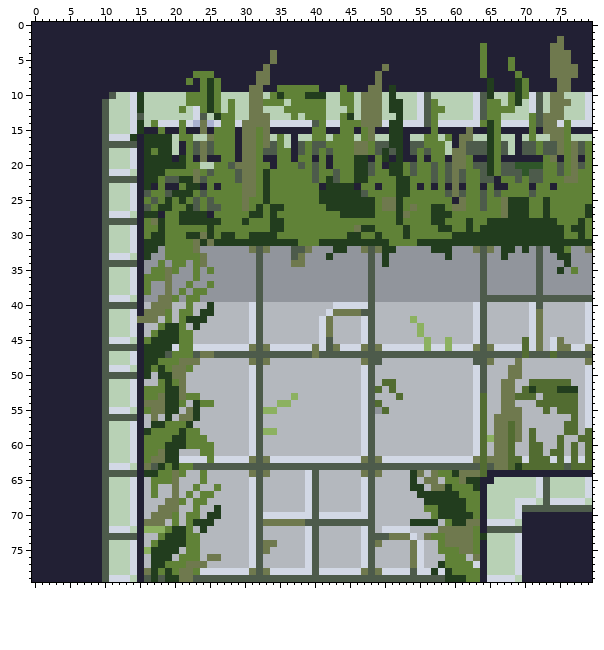
Sprite sheet -- GreatMeadow/Assets/Features/Maze_Namespace/Tiles/TileSprites/EastSouth.png. The picture above is the old version.
The file is 80x80 pixels. Colours within 5 levels of each other are drawn and written as one.
Once edited:
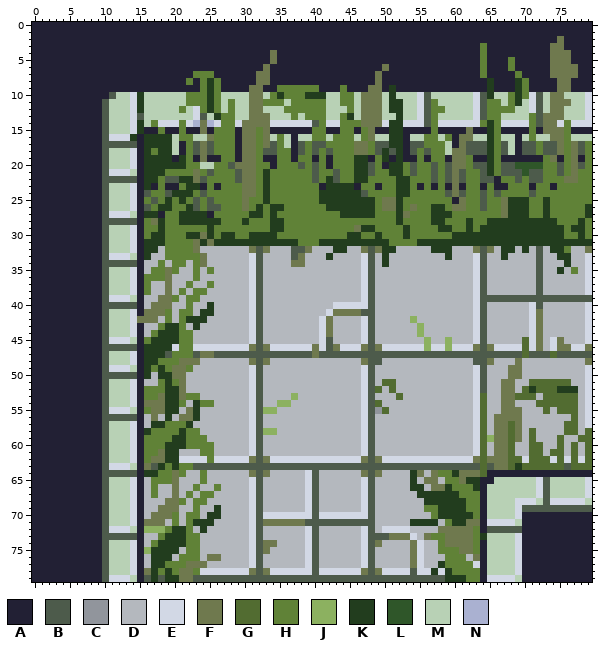
Palette (. is transparent): A #222034  B #4d5b4b  C #91959c  D #b4b8be  E #d2d8e5  F #6f794e  G #526c31  H #608237  J #8cb160  K #223d1e  L #2f5629  M #b8d1b5  N #aab1d1
The exact change:
Changed rows in their new state; - is an unchanged pixel.
first column x 16:
32 --D-----DDDDDDD---DDD---DDD--DD-----DDDDD---DDD---D--D-D-D---DD-
33 -DD------DDDDDDE-DDDD--DDD-DDDDE-D-DDDDDDDD-DDDE-DD-DDDD-DD--DDE
34 DD-D--D--DDDDDDE-DDDD--DDDDDDDDE-D-DDDDDDDDDDDDE-DDDDDDD-DDD-DDE
35 D----DD-D-DDDDDE-DDDDDDDDDDDDDDE-DDDDDDDDDDDDDDE-DDDDDDD-DD-D-DE
36 ----DDD-DDDDDDDE-DDDDDDDDDDDDDDE-DDDDDDDDDDDDDDE-DDDDDDD-DDDDDDE
37 -DD-DD-DD-DDDDDE-DDDDDDDDDDDDDDE-DDDDDDDDDDDDDDE-DDDDDDD-DDDDDDE
38 -DD-D-D--DDDDDDE-DDDDDDDDDDDDDDE-DDDDDDDDDDDDDDE-DDDDDDD-DDDDDDE
39 DD---D--DDDDDDDE-DDDDDDDDDDDDDDE-DDDDDDDDDDDDDDE----------------
Pixel boxes of the changes (left, top, right, bottom) in both pictures:
changed: (144, 246, 592, 302)
